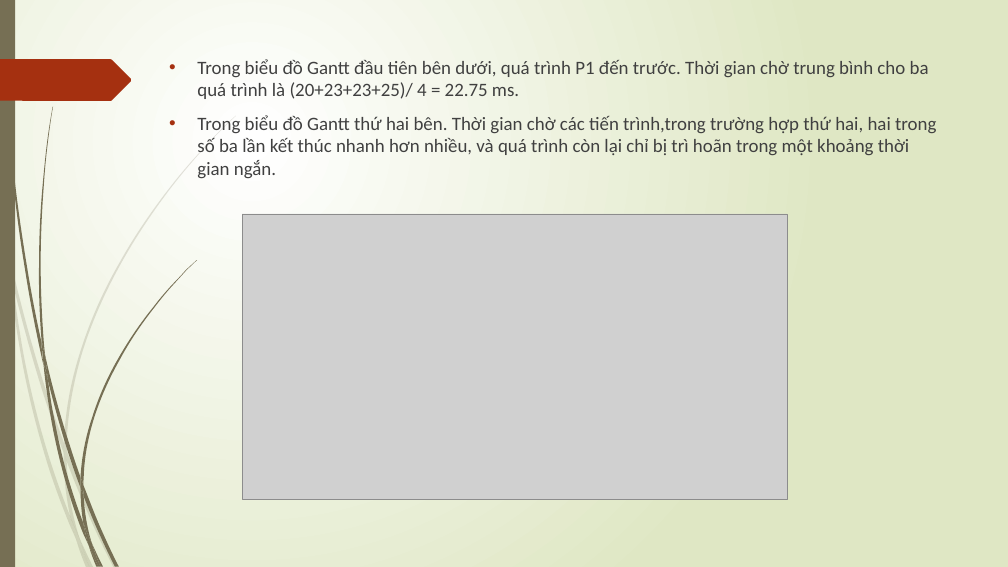
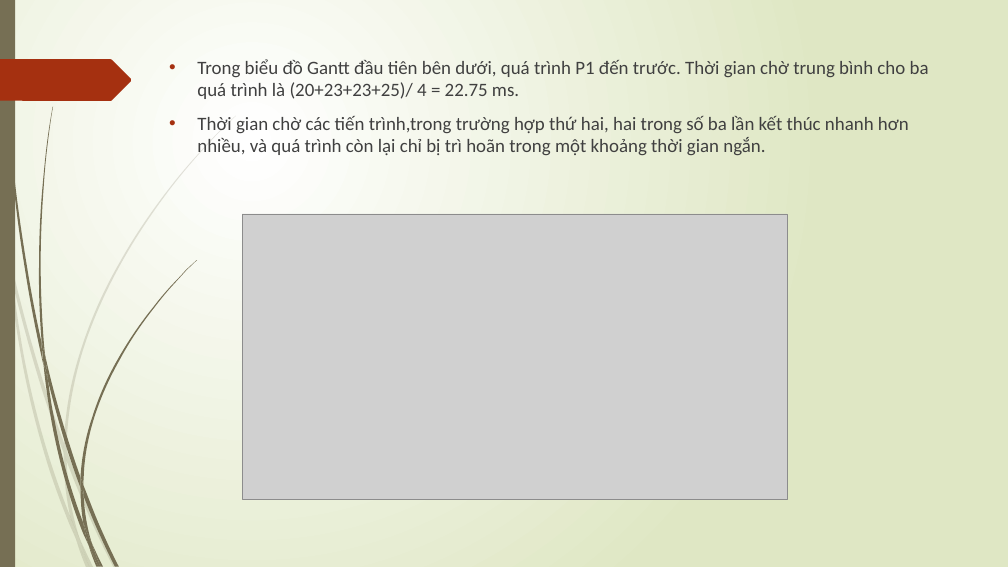
Before and after one commit to darkmagician148/operating_system, a slide deck: slide 13 of Scheduling-linux.pptx. Drawn at 1008x567 pixels with LibreOffice and Linux fonts; fonts in the diff are those of the drawing; grey boxes stand for pictures. Boxes give left, top, right and bottom in pixels: in the first picture for what was removed or moved away, otherwise in the second. Text is boxed around its words. In the diff, an @@ line names an element or a change of style, - is before the commit and + after.

```diff
--- a/Scheduling-linux.pptx
+++ b/Scheduling-linux.pptx
@@ text at box(197, 116, 909, 155): text changed @@
-• Trong biểu đồ Gantt thứ hai bên. Thời gian chờ các tiến trình,trong trường hợp thứ hai, hai trong số ba lần kết thúc nhanh hơn nhiều, và quá trình còn lại chỉ bị trì hoãn trong một khoảng thời gian ngắn.
+• Thời gian chờ các tiến trình,trong trường hợp thứ hai, hai trong số ba lần kết thúc nhanh hơn nhiều, và quá trình còn lại chỉ bị trì hoãn trong một khoảng thời gian ngắn.
```
Also in this commit, not shown: 7 other slides changed, 9 slides added, 3 slides removed.
